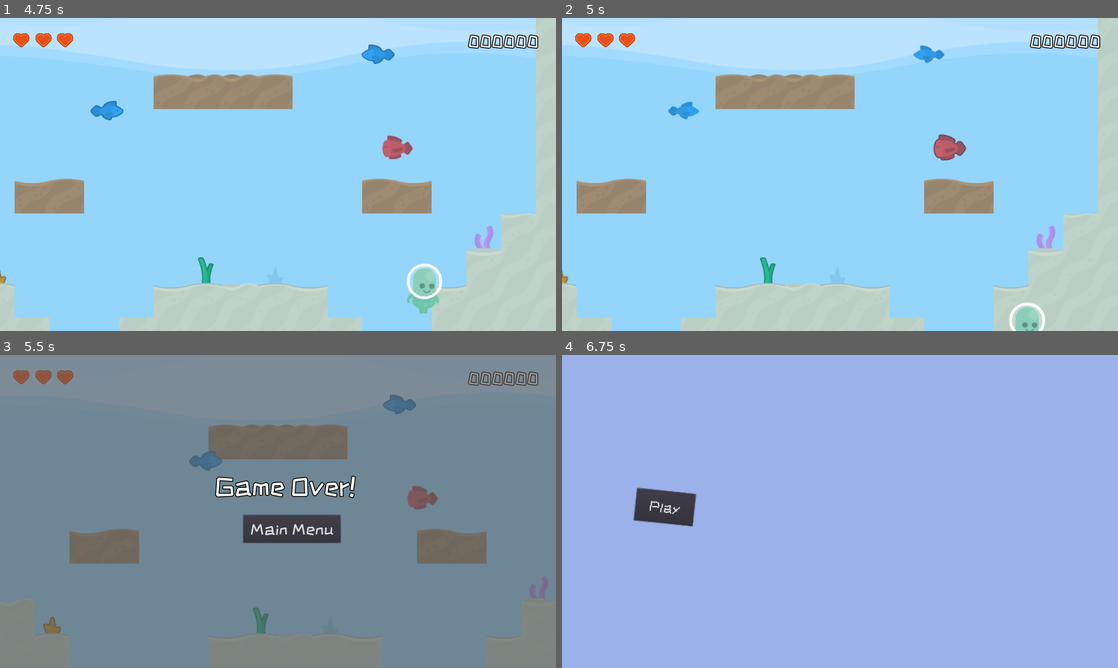
Above: before the commit, frames 1-4 (two rows, left to right).
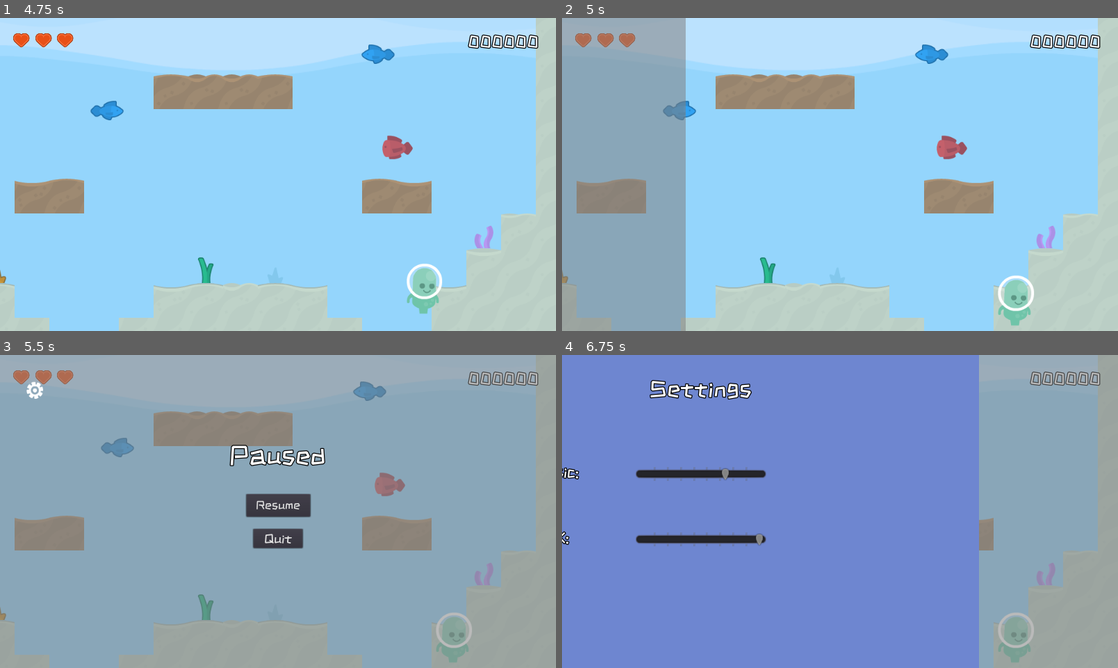
Above: after the commit, the same moments.

Repository: cpvanlue/dive-bug
Game: Godot game, scene res://MainMenu/MainMenu.tscn
Same seed, same stepped clock (60 frames per second), same inputs: the game is played once before the commit and once after it.
Inputs (mouse positions are in pixels of both pictures, inside the frame that each line leads up to):
- Up to frame 1 (4.75 s): click "Play" at 0.5 s; tap Enter (shoot) at 1.25, 1.35, 3.6 s; hold D (right) 1.28-2.78 s; tap Shift (sprint) at 2.1 s; hold A (left) 2.78-3.53 s; tap Space (swim) at 2.85 s; hold D (right) from 3.53 s (still down); hold Shift (sprint) from 4.28 s (still down)
- Up to frame 2 (5 s): keep holding D (right); keep holding Shift (sprint); tap Escape (pause, bound only after the commit) at 4.9 s
- Up to frame 3 (5.5 s): release D (right) at 5.03 s; release Shift (sprint) at 5.03 s; hold A (left) from 5.03 s (still down); tap Space (swim) at 5.1 s
- Up to frame 4 (6.75 s): release A (left) at 5.75 s; click (851, 530) at 5.75 s, where only the run before the commit has a clickable "Main Menu"; click (595, 389) at 6.52 s

Frame 1 is identical in both runs. In frame 2, 22% of the frame differs, in the area x 0-87%, y 0-100%; in frame 3, 99%; in frame 4, 100%, in the area x 0-100%, y 0-100%.

Commit message:
Add pause menu

Diff:
--- a/Level/Level.gd
+++ b/Level/Level.gd
@@ -29,6 +29,10 @@
 		add_child_below_node($TileMap, enemy2)
 		add_child_below_node($TileMap, secondaryEnemy)
 		spawnTimer()
+	if Input.is_action_just_pressed("pause"):
+		$PauseMenu/AnimationPlayer.play("pause")
+		$PauseMenu/Resume.disabled = false
+		get_tree().paused = true
 
 
 func _on_KillZone_body_entered(body: Node) -> void:
--- a/Level/Level.tscn
+++ b/Level/Level.tscn
@@ -6,6 +6,7 @@
 [ext_resource path="res://Level/backgroundEmpty.png" type="Texture" id=4]
 [ext_resource path="res://HUD/HUD.tscn" type="PackedScene" id=5]
 [ext_resource path="res://Camera/Camera.tscn" type="PackedScene" id=6]
+[ext_resource path="res://PauseMenu/PauseMenu.tscn" type="PackedScene" id=7]
 
 [sub_resource type="ConvexPolygonShape2D" id=1]
 points = PoolVector2Array( 0, 0, 64, 0, 64, 64, 0, 64 )
@@ -1520,6 +1521,10 @@
 limit_right = 1280
 limit_bottom = 720
 
+[node name="PauseMenu" parent="." instance=ExtResource( 7 )]
+offset = Vector2( -1280, 0 )
+transform = Transform2D( 1, 0, 0, 1, -1280, 0 )
+
 [connection signal="player_death" from="Player" to="." method="_on_Player_player_death"]
 [connection signal="body_entered" from="KillZone" to="." method="_on_KillZone_body_entered"]
 [connection signal="body_entered" from="LEnemyKillZone" to="." method="_on_KillZone_body_entered"]
--- a/MainMenu/MainMenu.gd
+++ b/MainMenu/MainMenu.gd
@@ -15,7 +15,7 @@
 
 
 func _on_TextureButton_pressed():
-	$AnimationPlayer.play("settings")
+	$Settings/AnimationPlayer.play("settings")
 
 
 func _on_AnimationPlayer_animation_finished(anim_name: String):
--- a/MainMenu/MainMenu.tscn
+++ b/MainMenu/MainMenu.tscn
@@ -1,8 +1,8 @@
-[gd_scene load_steps=9 format=2]
+[gd_scene load_steps=8 format=2]
 
 [ext_resource path="res://Common/ZCOOLKuaiLe-Regular.ttf" type="DynamicFontData" id=1]
 [ext_resource path="res://MainMenu/MainMenu.gd" type="Script" id=2]
-[ext_resource path="res://MainMenu/gear.png" type="Texture" id=3]
+[ext_resource path="res://Common/gear.png" type="Texture" id=3]
 [ext_resource path="res://Settings/Settings.tscn" type="PackedScene" id=4]
 
 [sub_resource type="DynamicFont" id=1]
@@ -73,22 +73,6 @@
 "values": [ 0.0, -20.0575, -41.6872, -16.7432, 1.20926, 15.0635, 32.3582, 16.1069, -0.0927591, -13.3292, -13.3292, 0.0 ]
 }
 
-[sub_resource type="Animation" id=4]
-resource_name = "settings"
-length = 0.2
-tracks/0/type = "value"
-tracks/0/path = NodePath("Settings:offset")
-tracks/0/interp = 1
-tracks/0/loop_wrap = true
-tracks/0/imported = false
-tracks/0/enabled = true
-tracks/0/keys = {
-"times": PoolRealArray( 0, 0.2, 0.8, 1 ),
-"transitions": PoolRealArray( 1, 1, 1, 1 ),
-"update": 0,
-"values": [ Vector2( -1280, 0 ), Vector2( 0, 0 ), Vector2( -640, 0 ), Vector2( 0, 0 ) ]
-}
-
 [node name="MainMenu" type="Node2D"]
 script = ExtResource( 2 )
 
@@ -105,10 +89,11 @@
 anchor_top = 0.5
 anchor_right = 1.0
 anchor_bottom = 0.5
-margin_left = 374.627
-margin_top = -147.628
-margin_right = 915.627
-margin_bottom = -18.628
+margin_left = 403.993
+margin_top = -124.611
+margin_right = 944.993
+margin_bottom = 4.38899
+rect_rotation = -6.04235
 rect_pivot_offset = Vector2( -113.553, -69.7693 )
 custom_fonts/font = SubResource( 1 )
 custom_colors/font_color = Color( 0.215686, 0.65098, 1, 1 )
@@ -118,10 +103,11 @@
 }
 
 [node name="PlayButton" type="Button" parent="."]
-margin_left = -166.295
-margin_top = 455.306
-margin_right = -30.295
-margin_bottom = 529.306
+margin_left = 24.1931
+margin_top = 412.446
+margin_right = 160.193
+margin_bottom = 486.446
+rect_rotation = -41.6872
 custom_fonts/font = SubResource( 2 )
 text = "Play"
 __meta__ = {
@@ -132,7 +118,6 @@
 autoplay = "load"
 method_call_mode = 1
 anims/load = SubResource( 3 )
-anims/settings = SubResource( 4 )
 
 [node name="Settings" parent="." instance=ExtResource( 4 )]
 offset = Vector2( -1280, 0 )
--- /dev/null
+++ b/PauseMenu/PauseMenu.gd
@@ -0,0 +1,16 @@
+extends CanvasLayer
+
+
+func _on_Resume_pressed() -> void:
+	$AnimationPlayer.play_backwards("pause"); yield($AnimationPlayer, "animation_finished")
+	$Resume.disabled = true
+	get_parent().get_tree().paused = false
+
+
+func _on_Quit_pressed():
+	get_parent().get_tree().paused = false
+	SceneTransition.change_scene("MainMenu/MainMenu.tscn")
+
+
+func _on_SettingsButton_pressed():
+	$Settings/AnimationPlayer.play("settings")
--- /dev/null
+++ b/PauseMenu/PauseMenu.tscn
@@ -0,0 +1,116 @@
+[gd_scene load_steps=9 format=2]
+
+[ext_resource path="res://Common/ZCOOLKuaiLe-Regular.ttf" type="DynamicFontData" id=1]
+[ext_resource path="res://Common/gear.png" type="Texture" id=2]
+[ext_resource path="res://PauseMenu/PauseMenu.gd" type="Script" id=3]
+[ext_resource path="res://Settings/Settings.tscn" type="PackedScene" id=4]
+
+[sub_resource type="DynamicFont" id=1]
+size = 60
+outline_size = 2
+outline_color = Color( 0, 0, 0, 1 )
+font_data = ExtResource( 1 )
+
+[sub_resource type="DynamicFont" id=2]
+size = 28
+font_data = ExtResource( 1 )
+
+[sub_resource type="Animation" id=3]
+resource_name = "pause"
+tracks/0/type = "value"
+tracks/0/path = NodePath(".:offset")
+tracks/0/interp = 1
+tracks/0/loop_wrap = true
+tracks/0/imported = false
+tracks/0/enabled = true
+tracks/0/keys = {
+"times": PoolRealArray( 0, 0.3 ),
+"transitions": PoolRealArray( 1, 1 ),
+"update": 0,
+"values": [ Vector2( -1280, 0 ), Vector2( 0, 0 ) ]
+}
+
+[sub_resource type="DynamicFont" id=4]
+size = 31
+font_data = ExtResource( 1 )
+
+[node name="PauseMenu" type="CanvasLayer"]
+pause_mode = 2
+script = ExtResource( 3 )
+
+[node name="ColorRect" type="ColorRect" parent="."]
+anchor_right = 1.0
+anchor_bottom = 1.0
+color = Color( 0.501961, 0.501961, 0.501961, 0.54902 )
+__meta__ = {
+"_edit_use_anchors_": false
+}
+
+[node name="Label" type="Label" parent="."]
+anchor_left = 0.5
+anchor_right = 0.5
+margin_left = -112.0
+margin_top = 200.0
+margin_right = 112.0
+margin_bottom = 261.0
+custom_fonts/font = SubResource( 1 )
+text = "Paused"
+__meta__ = {
+"_edit_use_anchors_": false
+}
+
+[node name="SettingsButton" type="TextureButton" parent="."]
+anchor_left = -0.000884819
+anchor_right = -0.000884819
+margin_left = 50.0
+margin_top = 50.0
+margin_right = 100.0
+margin_bottom = 100.0
+rect_scale = Vector2( 1.2, 1.2 )
+texture_normal = ExtResource( 2 )
+texture_pressed = ExtResource( 2 )
+texture_hover = ExtResource( 2 )
+__meta__ = {
+"_edit_use_anchors_": false
+}
+
+[node name="Resume" type="Button" parent="."]
+anchor_left = 0.5
+anchor_top = 0.00157301
+anchor_right = 0.5
+anchor_bottom = 0.00157301
+margin_left = -73.5
+margin_top = 318.867
+margin_right = 73.5
+margin_bottom = 370.867
+custom_fonts/font = SubResource( 2 )
+text = "Resume"
+__meta__ = {
+"_edit_use_anchors_": false
+}
+
+[node name="AnimationPlayer" type="AnimationPlayer" parent="."]
+pause_mode = 2
+anims/pause = SubResource( 3 )
+
+[node name="Quit" type="Button" parent="."]
+anchor_left = 0.5
+anchor_right = 0.5
+margin_left = -57.0
+margin_top = 400.0
+margin_right = 57.0
+margin_bottom = 444.0
+custom_fonts/font = SubResource( 4 )
+text = "Quit"
+__meta__ = {
+"_edit_use_anchors_": false
+}
+
+[node name="Settings" parent="." instance=ExtResource( 4 )]
+layer = 3
+offset = Vector2( -1280, 0 )
+transform = Transform2D( 1, 0, 0, 1, -1280, 0 )
+
+[connection signal="pressed" from="SettingsButton" to="." method="_on_SettingsButton_pressed"]
+[connection signal="pressed" from="Resume" to="." method="_on_Resume_pressed"]
+[connection signal="pressed" from="Quit" to="." method="_on_Quit_pressed"]
--- a/Settings/Settings.gd
+++ b/Settings/Settings.gd
@@ -17,4 +17,4 @@
 
 
 func _on_BackButton_pressed() -> void:
-	get_parent().get_node("AnimationPlayer").play_backwards("settings")
+	$AnimationPlayer.play_backwards("settings")
--- a/Settings/Settings.tscn
+++ b/Settings/Settings.tscn
@@ -1,8 +1,8 @@
-[gd_scene load_steps=7 format=2]
+[gd_scene load_steps=8 format=2]
 
 [ext_resource path="res://Common/ZCOOLKuaiLe-Regular.ttf" type="DynamicFontData" id=1]
 [ext_resource path="res://Settings/Settings.gd" type="Script" id=2]
-[ext_resource path="res://Settings/arrowLeft.png" type="Texture" id=3]
+[ext_resource path="res://Common/arrowLeft.png" type="Texture" id=3]
 
 [sub_resource type="DynamicFont" id=1]
 size = 54
@@ -21,6 +21,21 @@
 outline_size = 2
 outline_color = Color( 0, 0, 0, 1 )
 font_data = ExtResource( 1 )
+
+[sub_resource type="Animation" id=4]
+resource_name = "settings"
+tracks/0/type = "value"
+tracks/0/path = NodePath(".:offset")
+tracks/0/interp = 1
+tracks/0/loop_wrap = true
+tracks/0/imported = false
+tracks/0/enabled = true
+tracks/0/keys = {
+"times": PoolRealArray( 0, 0.2 ),
+"transitions": PoolRealArray( 1, 1 ),
+"update": 0,
+"values": [ Vector2( -1280, 0 ), Vector2( 0, 0 ) ]
+}
 
 [node name="Settings" type="CanvasLayer"]
 script = ExtResource( 2 )
@@ -126,6 +141,9 @@
 "_edit_use_anchors_": false
 }
 
+[node name="AnimationPlayer" type="AnimationPlayer" parent="."]
+anims/settings = SubResource( 4 )
+
 [connection signal="pressed" from="Control/BackButton" to="." method="_on_BackButton_pressed"]
 [connection signal="value_changed" from="Control/MusicSlider" to="." method="_on_MusicSlider_value_changed"]
 [connection signal="value_changed" from="Control/SFXSlider" to="." method="_on_SFXSlider_value_changed"]
--- a/project.godot
+++ b/project.godot
@@ -60,6 +60,11 @@
 "events": [ Object(InputEventKey,"resource_local_to_scene":false,"resource_name":"","device":0,"alt":false,"shift":false,"control":false,"meta":false,"command":false,"pressed":false,"scancode":16777221,"unicode":0,"echo":false,"script":null)
  ]
 }
+pause={
+"deadzone": 0.5,
+"events": [ Object(InputEventKey,"resource_local_to_scene":false,"resource_name":"","device":0,"alt":false,"shift":false,"control":false,"meta":false,"command":false,"pressed":false,"scancode":16777217,"unicode":0,"echo":false,"script":null)
+ ]
+}
 
 [physics]
 
Renamed: Settings/arrowLeft.png -> Common/arrowLeft.png
Renamed: MainMenu/gear.png -> Common/gear.png
Not shown: 1 places in Level/Level.tscn that only renumber resources
